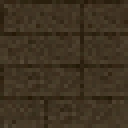
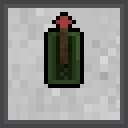
The second (128, 128) image is a revision of the first. Changes to its layers:
showed "control", moved it above "brick" over [44, 12, 84, 88]
hid "brick", painted on it over [0, 0, 128, 128]
showed "concrete", painted on it over [0, 0, 128, 128]
